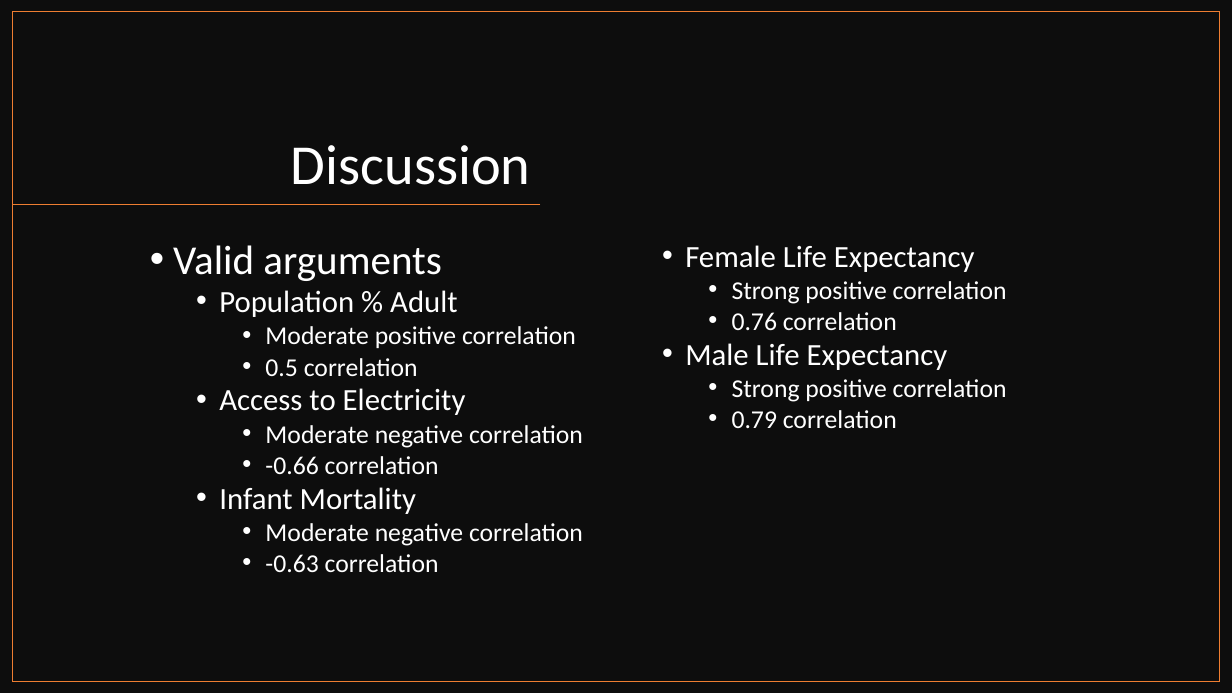
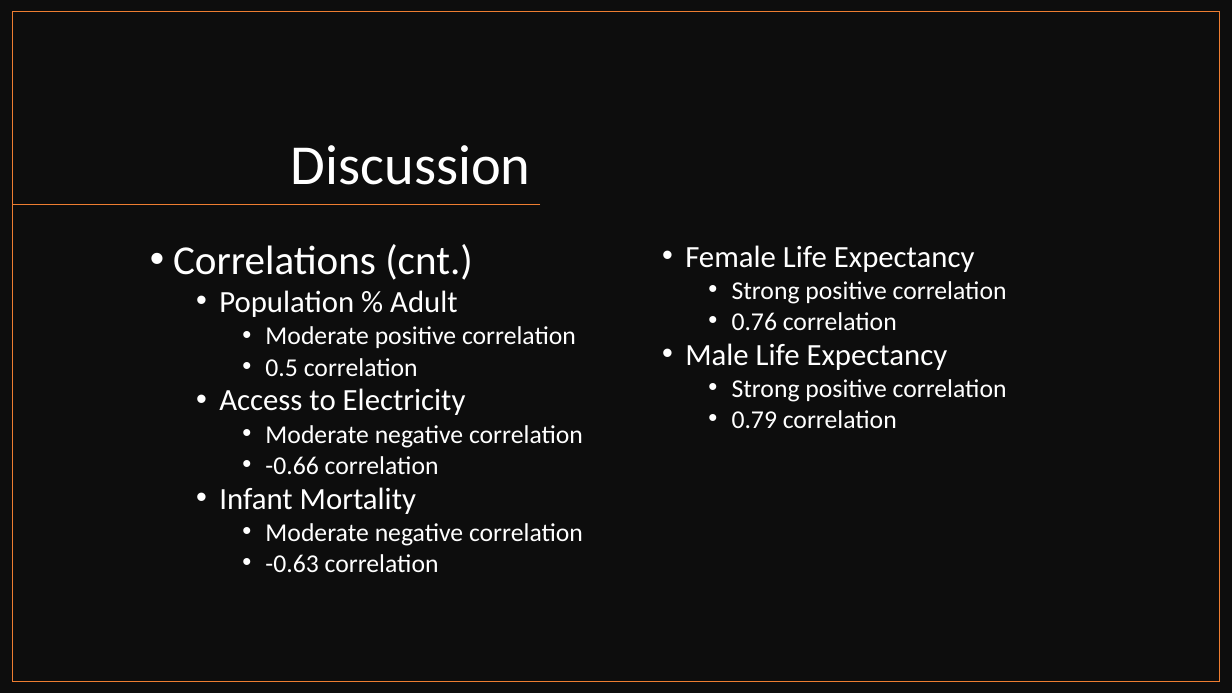
Before and after one commit to patpetrus/project-1-group-5, a slide deck: slide 25 of group5_presentation.pptx. Drawn at 1232x693 pixels with LibreOffice and Linux fonts; fonts in the diff are those of the drawing. Boxes give left, top, right and bottom in pixels: in the first picture for what was removed or moved away, otherwise in the second. Text is boxed around its words. In the diff, an @@ line names an element or a change of style, - is before the commit and + after.

```diff
--- a/group5_presentation.pptx
+++ b/group5_presentation.pptx
@@ text at <box>173,244,473,280</box>: text changed @@
-• Valid arguments
+• Correlations (cnt.)
```
Also in this commit, not shown: 1 other slide changed.
